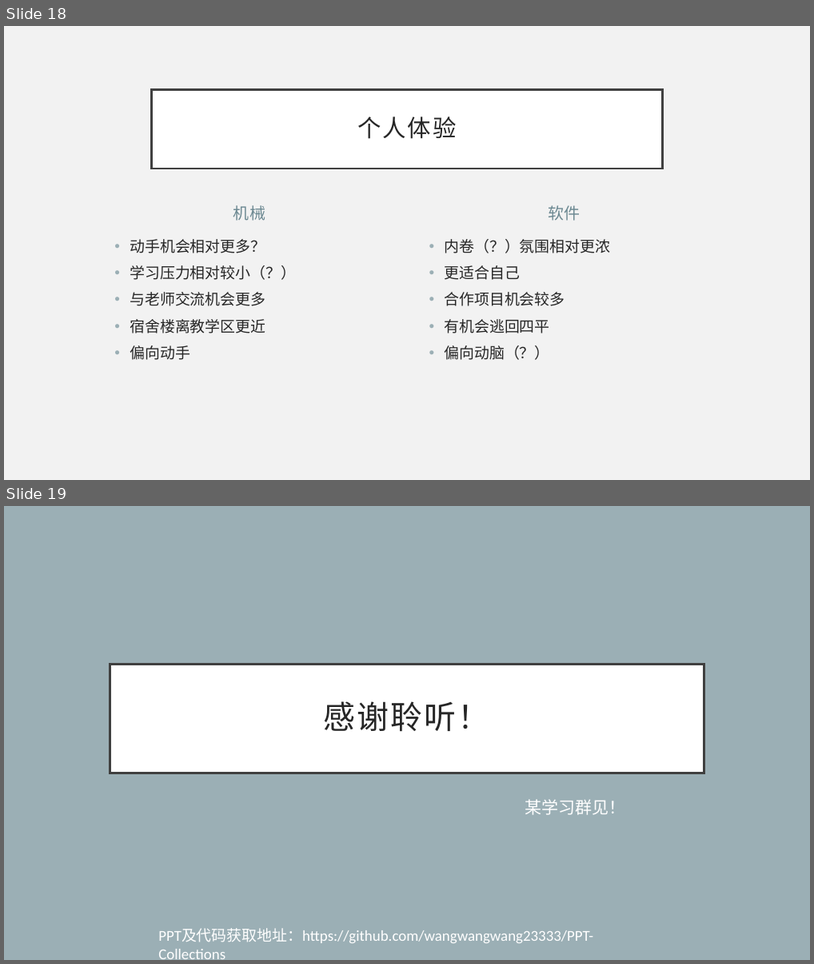
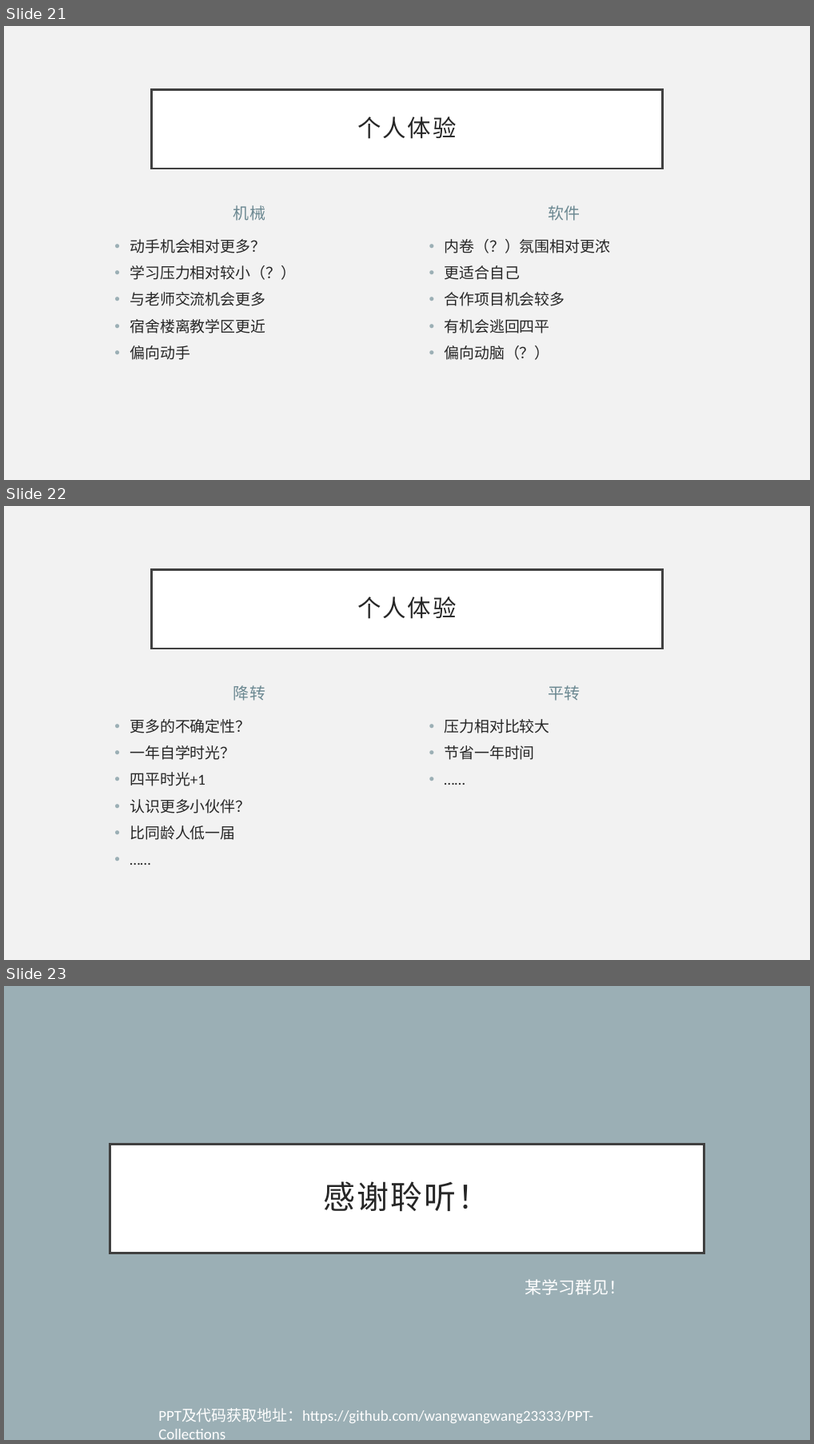
Before and after one commit to wangwangwang23333/PPT-Collections, a slide deck: 转专业讲座需要的物品/ppt.pptx. Shown one above the other, each under a label of ours: slides 18 and 19 before the commit, slides 21, 22 and 23 after it. The pictures are 814x964 and 814x1444 pixels, drawn with LibreOffice and Linux fonts; fonts in the diff are those of the drawing. Boxes give left, top, right and bottom in pixels: in the first picture for what was removed or moved away, otherwise in the second. Text is boxed around its words. In the diff, an @@ line names an element or a change of style, - is before the commit and + after.

```diff
--- a/转专业讲座需要的物品/ppt.pptx
+++ b/转专业讲座需要的物品/ppt.pptx
@@ slide 22 added at (4,506,810,960), background #F2F2F2 @@
@@ title added at (152,569,662,648), fill #FFFFFF, outline #404040 2.5 pt, 28 pt, text #262626 @@
+个人体验
@@ text added at (234,685,266,700), 19 pt, text #6B8891 @@
+降转
@@ text added at (548,685,581,700), 19 pt, text #6B8891 @@
+平转
@@ text added at (130,719,250,840), 18 pt, text #262626 @@
+• 更多的不确定性？
+• 一年自学时光？
+• 四平时光+1
+• 认识更多小伙伴？
+• 比同龄人低一届
+• ……
@@ text added at (444,719,550,760), 18 pt, text #262626 @@
+• 压力相对比较大
+• 节省一年时间
+• ……
@@ what was slide 18 is now slide 21 @@
@@ what was slide 19 is now slide 23 @@
```
Also in this commit, not shown: 3 slides changed, 3 other slides added.
